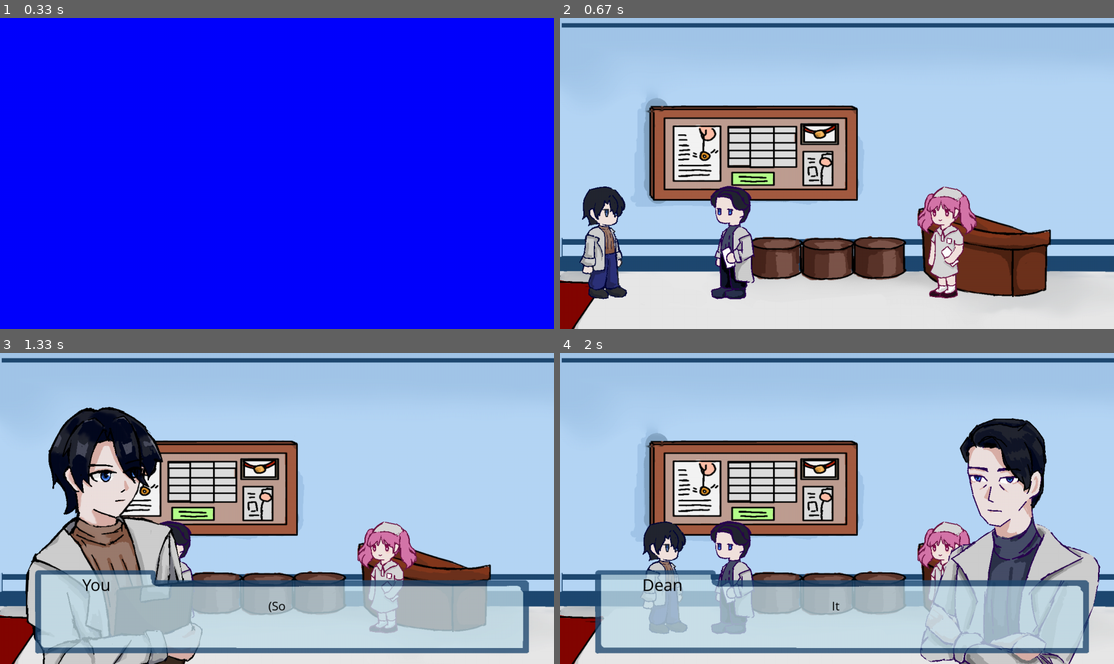
Above: before the commit, frames 1-4 (two rows, left to right).
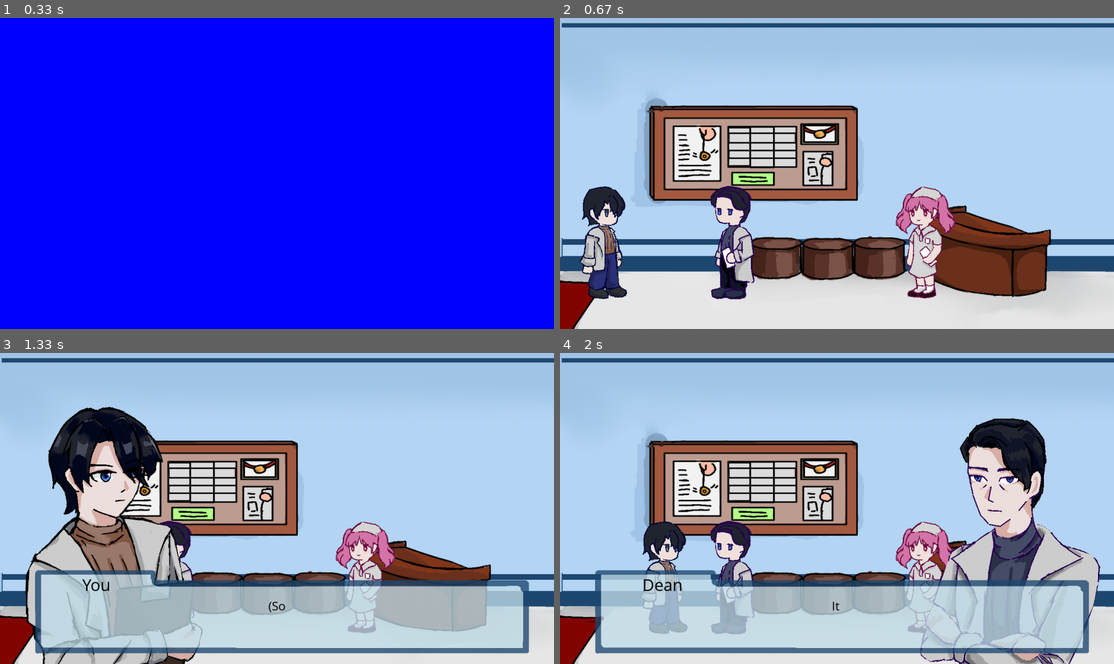
Above: after the commit, the same moments.

Repository: JoyYU271/2510-CSP1123-3-09
Game: pygame game, started from Intro1.py
The game is run twice, just before and just after one commit, with the same random seed, the same clock (stepped at 60 frames per second) and the same inputs.
Inputs:
- Up to frame 1 (0.33 s): no input
- Up to frame 2 (0.67 s): tap L at 0.33 s
- Up to frame 3 (1.33 s): hold E 0.67-1.13 s; hold D 0.67-1.13 s; tap Space at 1.17 s
- Up to frame 4 (2 s): tap Space at 1.5, 1.83 s

Frame 1 is identical in both runs. In frame 2, 3.3% of the frame differs, in the area x 60-76%, y 54-91%; in frame 3, 2.9%; in frame 4, 1.9%.

Commit message:
Implementing object interaction

Diff:
--- a/Intro1.py
+++ b/Intro1.py
@@ -2,9 +2,11 @@
 import sys
 from pygame.locals import *
 import character_movement
-#import CSP_project
 import json
 
+# Load object data
+with open("objects.json", "r") as f:
+    object_data = json.load(f)
 
 pygame.init()
 
@@ -652,14 +654,62 @@
             offset_bg = pygame.Vector2(0,0) - self.offset
             self.display_surface.blit(self.background, offset_bg)
 
-        #player?
+        #Draw item(s) here before sprites
+        for obj in interactable_objects:
+            obj.draw(self.display_surface, self.offset)
+
+        #Draw characters after
         for sprite in sorted(self.sprites(), key=lambda spr: (spr.rect.centery, spr != player)):
             offset_pos = sprite.rect.topleft - self.offset
             flipped_image = pygame.transform.flip(sprite.image, sprite.flip, False)
             self.display_surface.blit(flipped_image, offset_pos)
 
-
 camera_group = CameraGroup()
+
+image_path = {
+            "Table": "Table.png"
+        }
+
+class InteractableObject(pygame.sprite.Sprite):
+    def __init__(self, name, rect, dialogue_id, start_node, image_path=None, active=True):
+        super().__init__()
+
+        self.name = name
+        self.dialogue_id = dialogue_id
+        self.start_node = start_node
+        self.active = active
+
+        self.image = pygame.image.load(image_path).convert_alpha() if image_path else None
+        self.rect = rect
+        self.flip = False #so CameraGroup won't flip items with player
+
+    def draw(self, surface, offset):
+        if self.image:
+            offset_rect =self.rect.topleft - offset
+            surface.blit(self.image, offset_rect)
+
+interactable_objects = []
+
+for obj_id, obj_info in object_data.items():
+    name=obj_info["name"]
+    pos = obj_info["position"]
+    size = obj_info["size"]
+    image = obj_info.get("image")
+    image_path_str=image_path.get(image, None)
+    dialogue_id=obj_info["dialogue_id"]
+    start_node=obj_info["start_node"]
+    active=obj_info.get("active", True)
+
+rect = pygame.Rect(pos[0], pos[1], size[0], size[1])
+obj = InteractableObject(name, rect, dialogue_id, start_node, image_path=image_path_str, active=active)
+camera_group.add(obj)
+interactable_objects.append(obj)
+
+def check_object_interaction(player_rect, interactable_objects):
+    for obj in interactable_objects:
+        if obj.active and player_rect.colliderect(obj.rect):
+            return obj
+    return None
 
 class Game:
     def __init__(self):
@@ -678,7 +728,7 @@
 
         self.states = {'intro':self.intro, 'start':self.start, 'level':self.level}
 
-        nuva = NPC(890,520,"Nuva")
+        nuva = NPC(840,520,"Nuva")
         dean = NPC(400,520,"Dean")
         self.npc_manager.add_npc(nuva)
         self.npc_manager.add_npc(dean)
@@ -713,12 +763,26 @@
                     camera_group.half_w = screen_width // 2
                     camera_group.half_h = screen_height // 2
 
+                if event.type == pygame.KEYDOWN and event.key == pygame.K_e:
+                    interacted_obj = check_object_interaction(player.rect, interactable_objects)
+                    if interacted_obj:
+                        print(f"Interacted with {interacted_obj.name}")
+                        dialog(interacted_obj.dialogue_id, interacted_obj.start_node)
+
+
             if currentState == 'level':
                 dean = next(npc for npc in self.npc_manager.npcs if npc.name == "Dean")
                 if dean:
                     self.states['level'].run(moving_left, moving_right, run, dean)
             else:
                 self.states[currentState].run()
+
+            near_obj = check_object_interaction(player.rect, interactable_objects)
+            if near_obj:
+                font = pygame.font.Font(None, 24)
+                text = font.render("Press E to interact", True, (0, 0, 0))
+                self.screen.blit(text, (player.rect.x, player.rect.y - 30))
+
 
             pygame.display.update()
             self.clock.tick(FPS)
--- /dev/null
+++ b/objects.json
@@ -0,0 +1,11 @@
+{
+  "table01": {
+    "name": "Old Table",
+    "position": [813, 397],
+    "size": [64, 64],
+    "image": "Table",
+    "dialogue_id": "table_dialogue",
+    "start_node": "start",
+    "active": true
+  }
+}
Binary file added: Table.png
